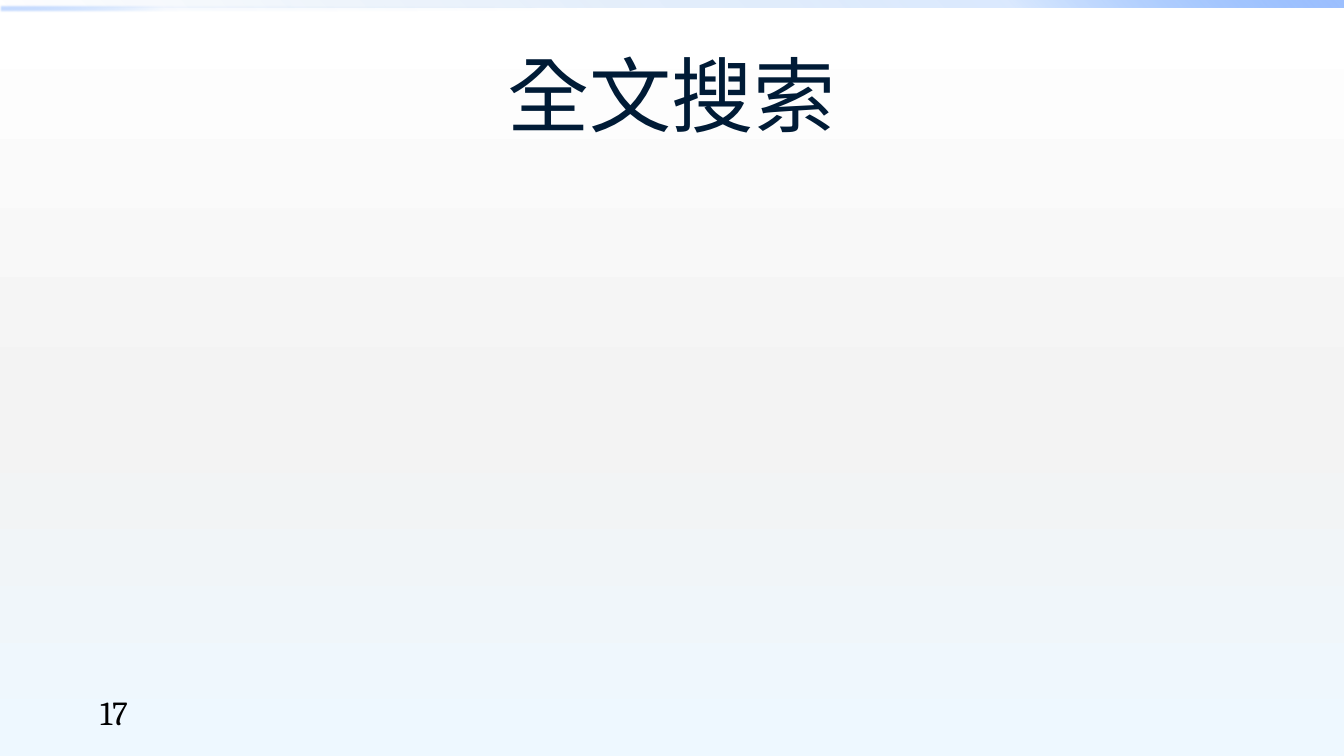
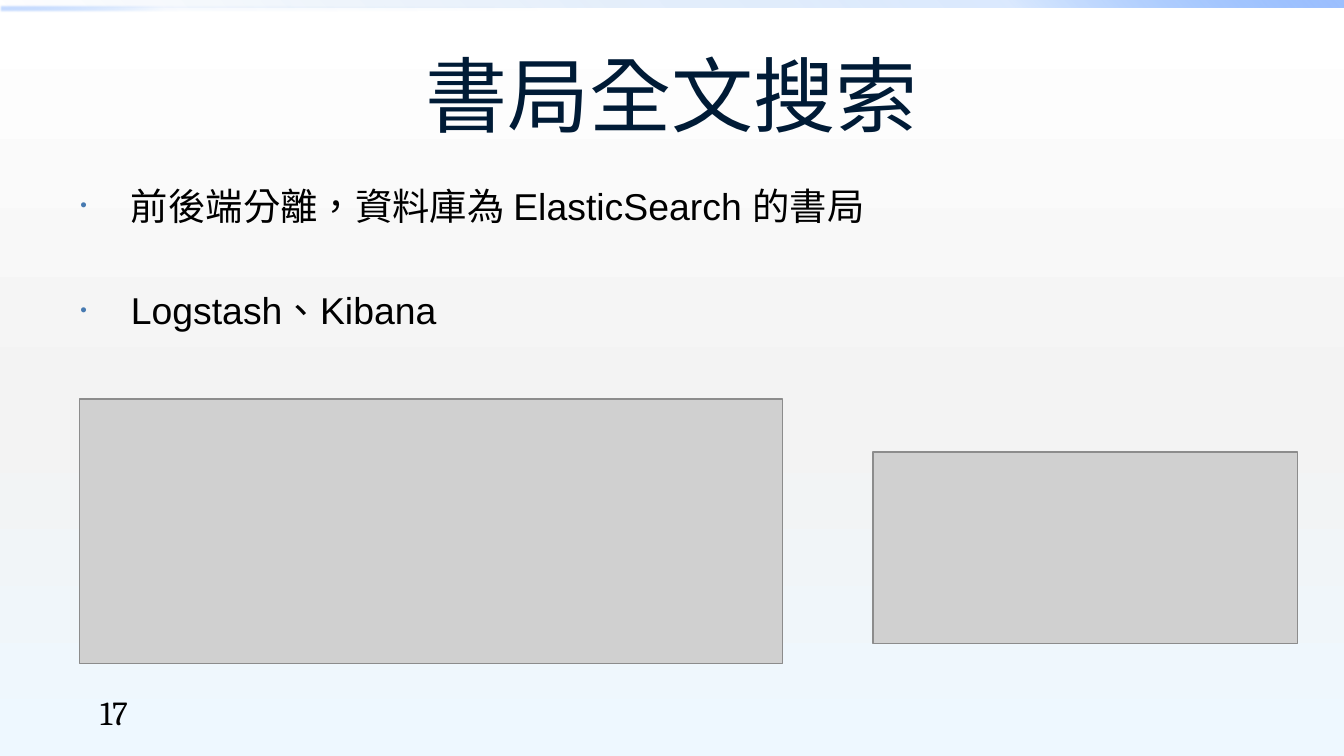
Before and after one commit to twelvefish/elasticsearch-demo, a slide deck: slide 17 of elasticSearch專題報告.pptx. Drawn at 1344x756 pixels with LibreOffice and Linux fonts; fonts in the diff are those of the drawing; grey boxes stand for pictures; background and template pictures are left out. Boxes give left, top, right and bottom in pixels: in the first picture for what was removed or moved away, otherwise in the second. Text is boxed around its words. In the diff, an @@ line names an element or a change of style, - is before the commit and + after.

Commit message:
更新logstash、kibana

```diff
--- a/elasticSearch專題報告.pptx
+++ b/elasticSearch專題報告.pptx
@@ title at (425,56,918,133): text changed @@
-全文搜索
+書局全文搜索
@@ text added at (131,188,864,332), 20 pt, text #000000 @@
+• 前後端分離，資料庫為 ElasticSearch 的書局
+• Logstash、Kibana
@@ picture added at (79,399,782,664) @@
@@ picture added at (874,452,1298,642) @@
```
Also in this commit, not shown: 1 other slide changed.
